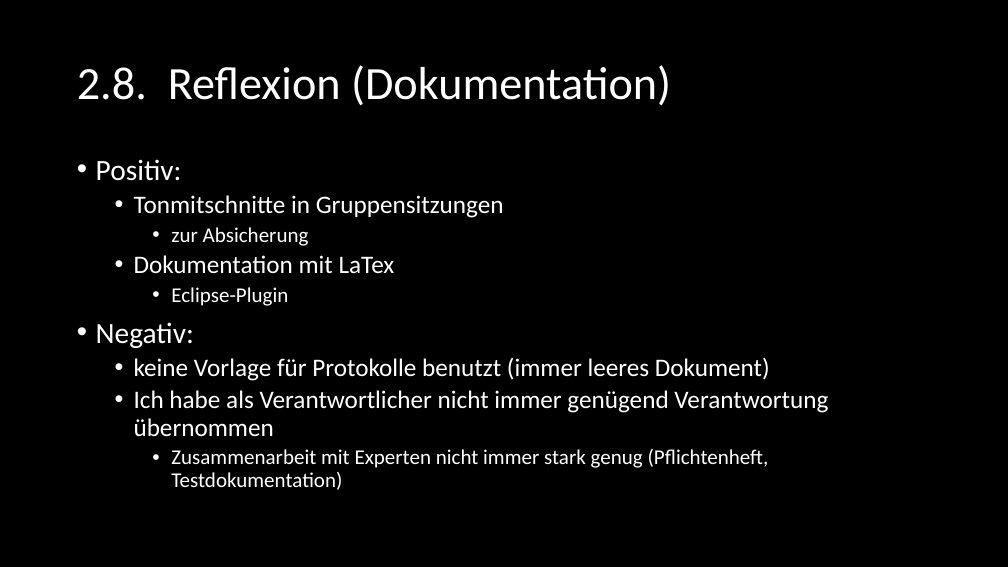
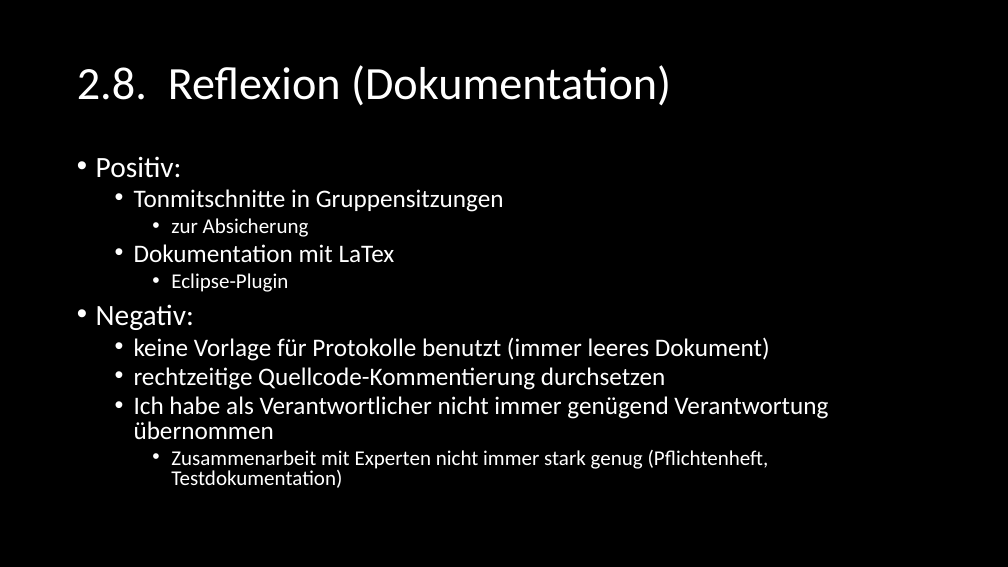
Before and after one commit to SE-Beleggruppe/Beleg_Planung, a slide deck: slide 26 of Präsentation/Felix - Dokumentation/SE_Dokumentation.pptx. Drawn at 1008x567 pixels with LibreOffice and Linux fonts; fonts in the diff are those of the drawing. Boxes give left, top, right and bottom in pixels: in the first picture for what was removed or moved away, otherwise in the second. Text is boxed around its words. In the diff, an @@ line names an element or a change of style, - is before the commit and + after.

Commit message:
Präsentation Dokumentation

```diff
--- a/Präsentation/Felix - Dokumentation/SE_Dokumentation.pptx
+++ b/Präsentation/Felix - Dokumentation/SE_Dokumentation.pptx
@@ text at box(96, 156, 828, 488): line spacing 0.9 to 0.8 @@
@@ text at box(134, 367, 666, 390): paragraph added @@
+  • rechtzeitige Quellcode-Kommentierung durchsetzen
```
Also in this commit, not shown: 2 other slides changed, 1 other file.
